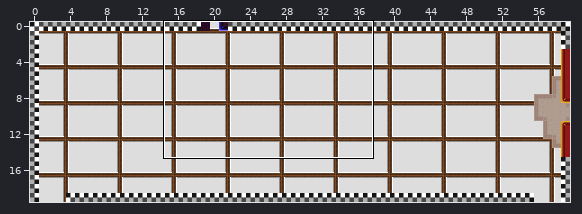
Level history. Tiled map: Assets/maps/HubRooms/2 - Lower Class Rooms/Kitchen Probably.tmx. Above: a wide view before the commit, with the close-up outlined.
Close-up. The starting point:
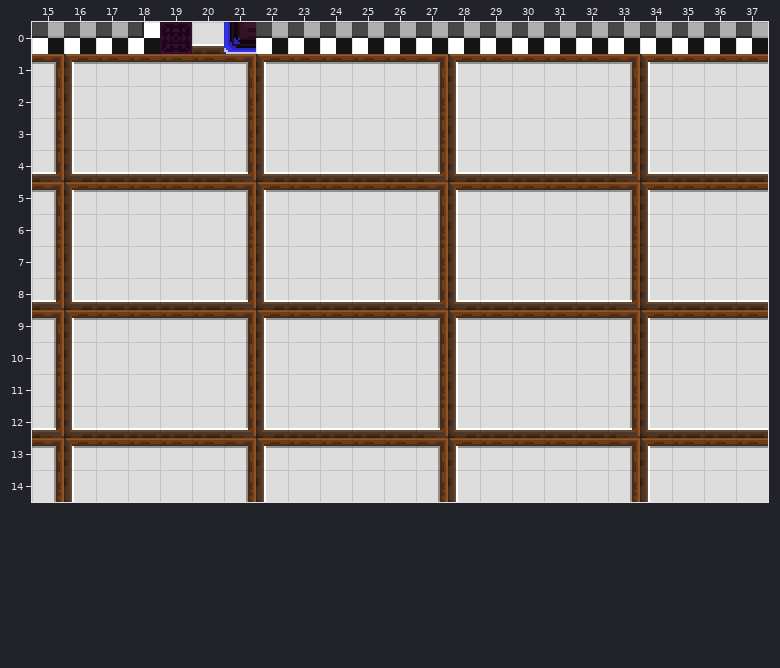
Cells are 16x16 px. Shown: x 15..37, y 0..14.
Now the later version:
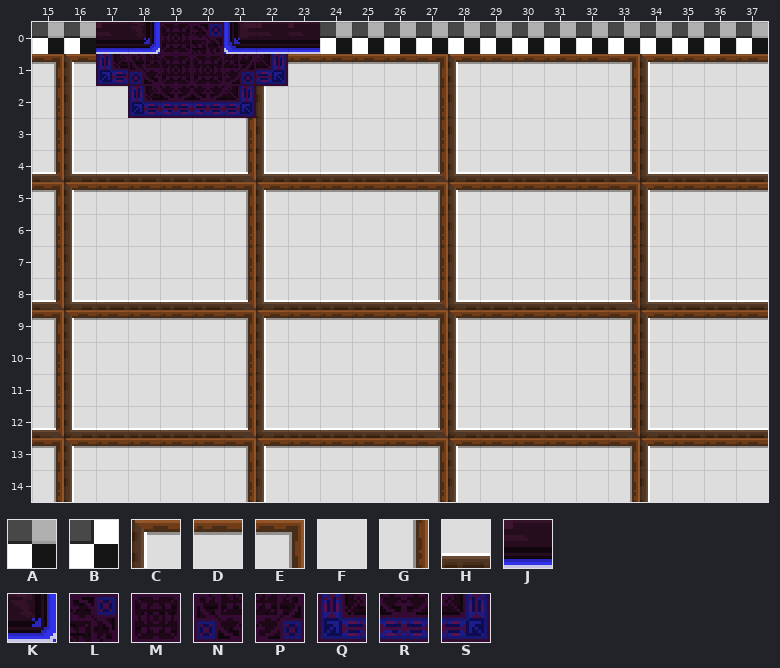
Key: from "Checkboard tileset": A 11, B 12; from "Timberframe Wallstileset": C 0, D 1, E 2, F 6, G 7, H 11; from "corrupted_carpet": J 11, K 12; from "corrupted_wall": L 4, M 6, N 8, P 9, Q 10, R 11, S 12.
_ is an empty cell, # one hidden under a higher layer, . an unchanged one.
Diff:
--- layer "bkg_close"
@@ x 17..22 @@
- 0 ...#..
- 1 DDDDEC
- 2 .FFFG.
+ 0 ...L..
+ 1 QNMMPS
+ 2 .QRRS.
--- layer "ground"
@@ x 17..23 @@
- 0 AB.H.AA
+ 0 JK._.JJ
